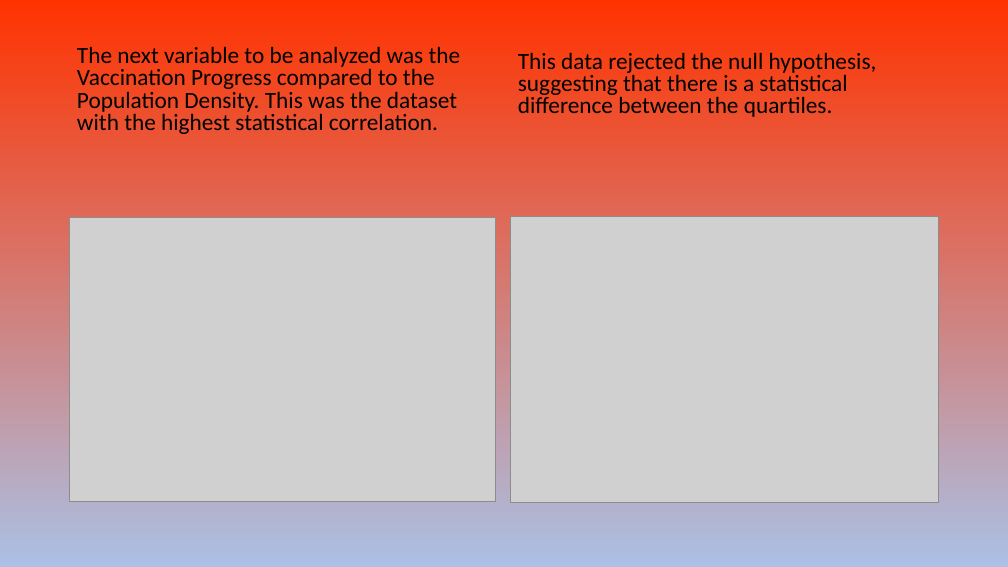
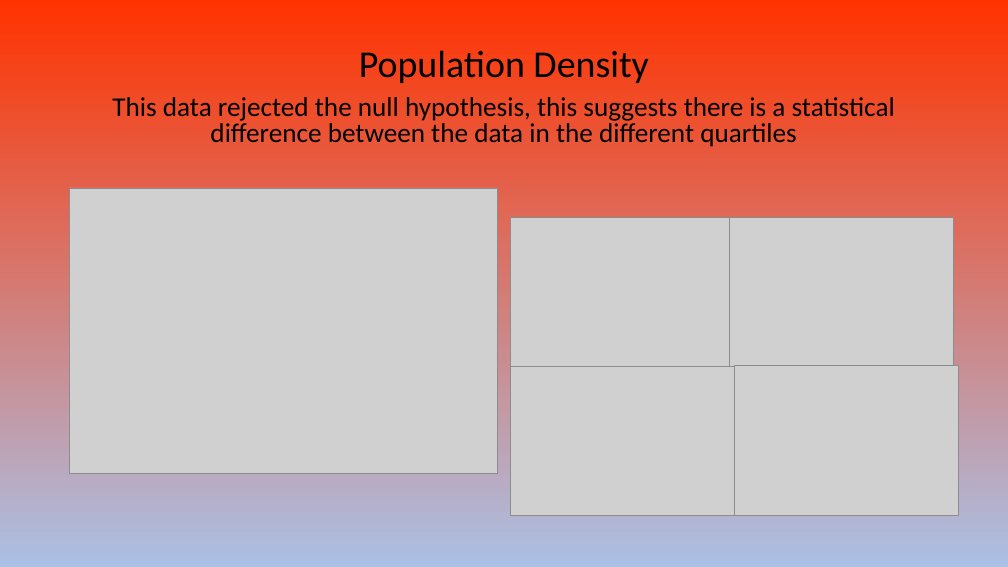
Before and after one commit to AJB-hub/Covid19_Vaccination_Progress, a slide deck: slide 12 of Covid 19 Presentation.pptx (slide 11 before the commit). Drawn at 1008x567 pixels with LibreOffice and Linux fonts; fonts in the diff are those of the drawing; grey boxes stand for pictures. Boxes give left, top, right and bottom in pixels: in the first picture for what was removed or moved away, otherwise in the second. Text is boxed around its words. In the diff, an @@ line names an element or a change of style, - is before the commit and + after.

```diff
--- a/Covid 19 Presentation.pptx
+++ b/Covid 19 Presentation.pptx
@@ text "Population Density" at (112, 50, 895, 147): vertical alignment bottom to top @@
@@ text removed at (77, 46, 461, 134) @@
-The next variable to be analyzed was the Vaccination Progress compared to the Population Density. This was the dataset with the highest statistical correlation.
@@ text at (112, 50, 895, 147): text changed; size 22.2 to 25.9 pt @@
-This data rejected the null hypothesis, suggesting that there is a statistical difference between the quartiles.
+Population Density
+This data rejected the null hypothesis, this suggests there is a statistical difference between the data in the different quartiles
@@ picture: place and size @@
-picture at (70, 217, 496, 501)
+picture at (70, 188, 498, 474)
@@ picture removed at (510, 216, 939, 502) @@
@@ picture added at (510, 217, 735, 367) @@
@@ picture added at (730, 217, 954, 367) @@
@@ picture added at (510, 366, 735, 516) @@
@@ picture added at (735, 366, 960, 516) @@
```
Also in this commit, not shown: 6 other slides changed, 2 slides added, 1 slide removed.
